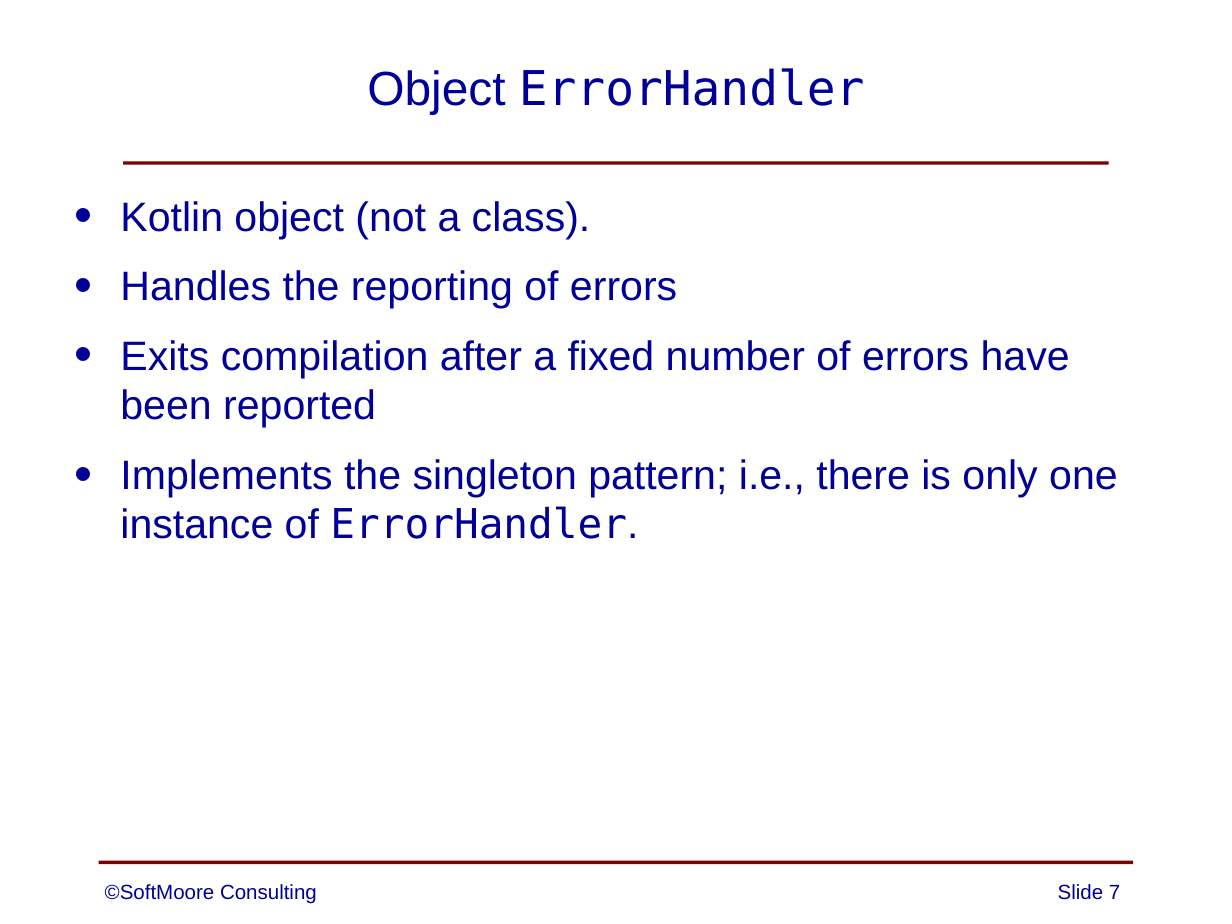
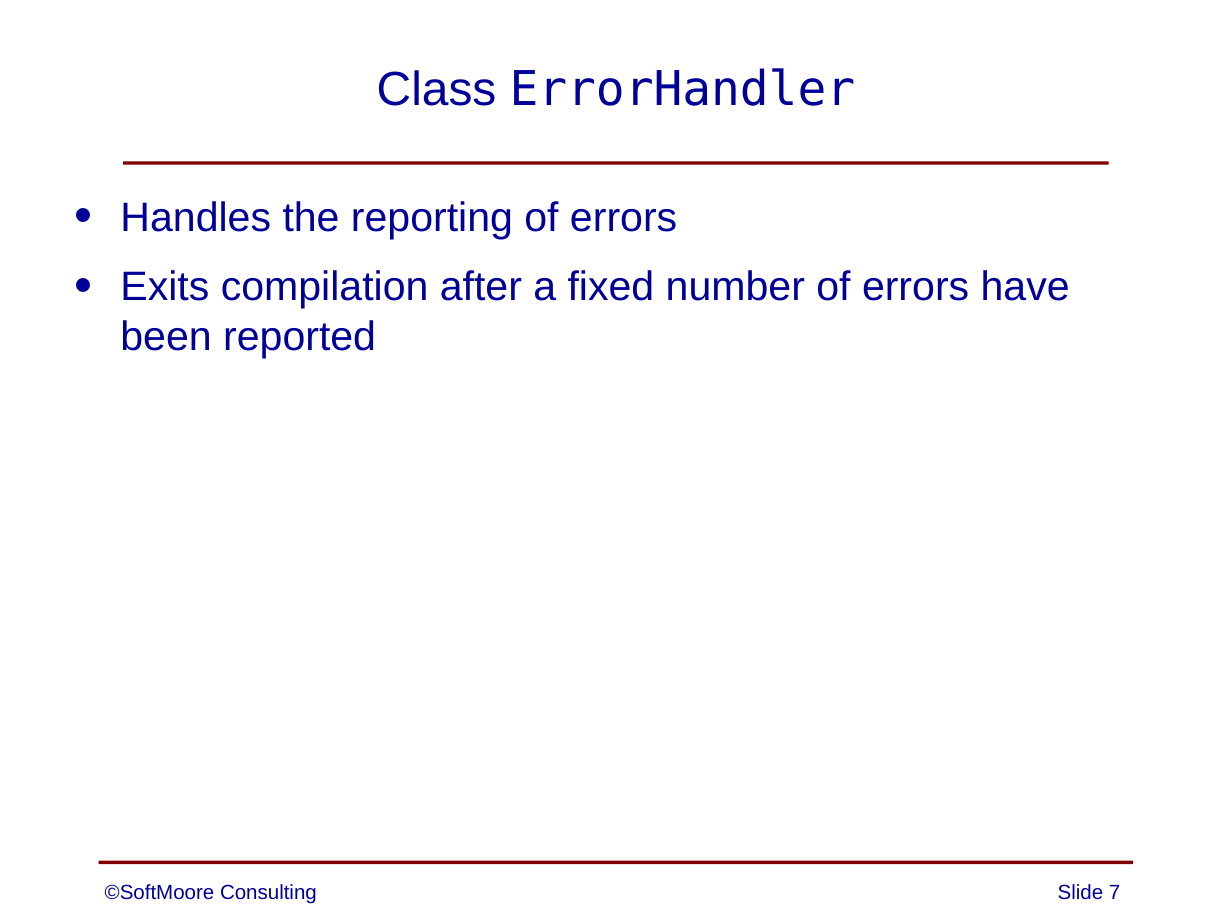
Before and after one commit to SoftMoore/CPRL-Kt, a slide deck: slide 7 of PowerPoint/07 - Error Handling.pptx. Drawn at 1232x924 pixels with LibreOffice and Linux fonts; fonts in the diff are those of the drawing. Boxes give left, top, right and bottom in pixels: in the first picture for what was removed or moved away, otherwise in the second. Text is boxed around its words. In the diff, an @@ line names an element or a change of style, - is before the commit and + after.

Commit message:
several minor changes to slides and class TestSource

```diff
--- a/PowerPoint/07 - Error Handling.pptx
+++ b/PowerPoint/07 - Error Handling.pptx
@@ title at (x1=377, y1=68, x2=856, y2=106): text changed @@
-Object ErrorHandler
+Class ErrorHandler
@@ text at (x1=120, y1=201, x2=591, y2=239): paragraph removed @@
-• Kotlin object (not a class).
@@ text at (x1=120, y1=459, x2=1117, y2=539): paragraph removed @@
-• Implements the singleton pattern; i.e., there is only one instance of ErrorHandler.
```
Also in this commit, not shown: 5 other slides changed, 3 other files.
